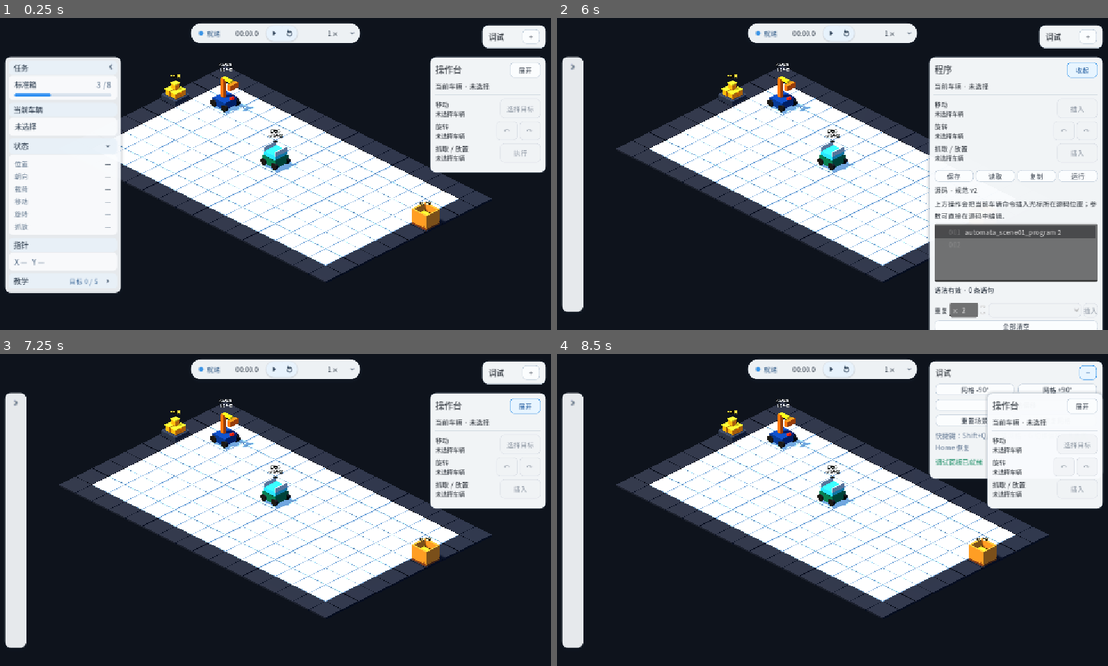
Above: before the commit, frames 1-4 (two rows, left to right).
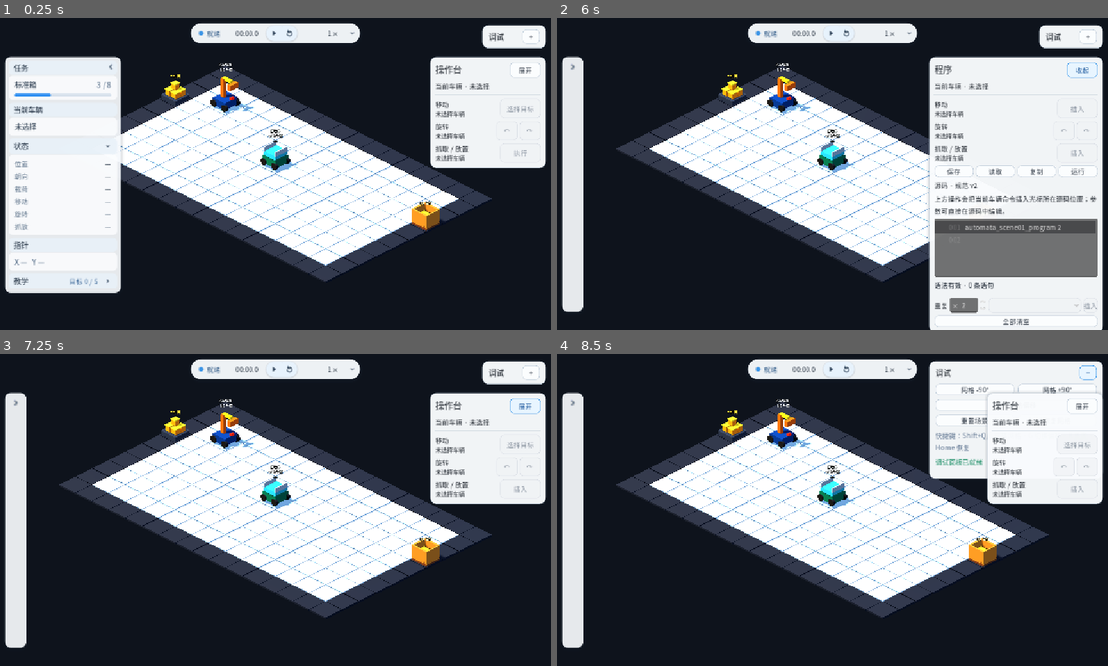
Above: after the commit, the same moments.

Repository: Ri0n72Y/automata
Game: Godot game, scene res://scenes/scene_01/scene_01_basic_packing.tscn
Same seed, same stepped clock (60 frames per second), same inputs: the game is played once before the commit and once after it.
Inputs (mouse positions are in pixels of both pictures, inside the frame that each line leads up to):
- Up to frame 1 (0.25 s): no input
- Up to frame 2 (6 s): click (667, 145) at 0.5 s; click (667, 198) at 1.27 s; click "下一步" at 2 s; click "上一步" at 2.75 s; click "跳过教学" at 3.5 s; click "打开教学" at 4.25 s; click (667, 67) at 5 s; click "展开" at 5.75 s
- Up to frame 3 (7.25 s): click "收起" at 6.5 s
- Up to frame 4 (8.5 s): click "1×" at 7.25 s; click "+" at 8 s

The runs differ from the first frame. In frame 1, 0.4% of the frame differs, in the area x 78-100%, y 46-50%; in frame 2, 4.1%, in the area x 67-100%, y 47-100%; in frame 3, 0.4%; in frame 4, 0.4%.

Commit message:
fix(scene-01): hide authoring divider in daily operations

Diff:
--- a/scenes/scene_01/components/scene_01_operations_panel.tscn
+++ b/scenes/scene_01/components/scene_01_operations_panel.tscn
@@ -170,6 +170,8 @@
 text = "执行"
 
 [node name="AuthoringDivider" type="HSeparator" parent="RootControl/OperationsPanel/Margin/VBox"]
+unique_name_in_owner = true
+visible = false
 layout_mode = 2
 
 [node name="ProgramAuthoring" parent="RootControl/OperationsPanel/Margin/VBox" instance=ExtResource("3_program")]
